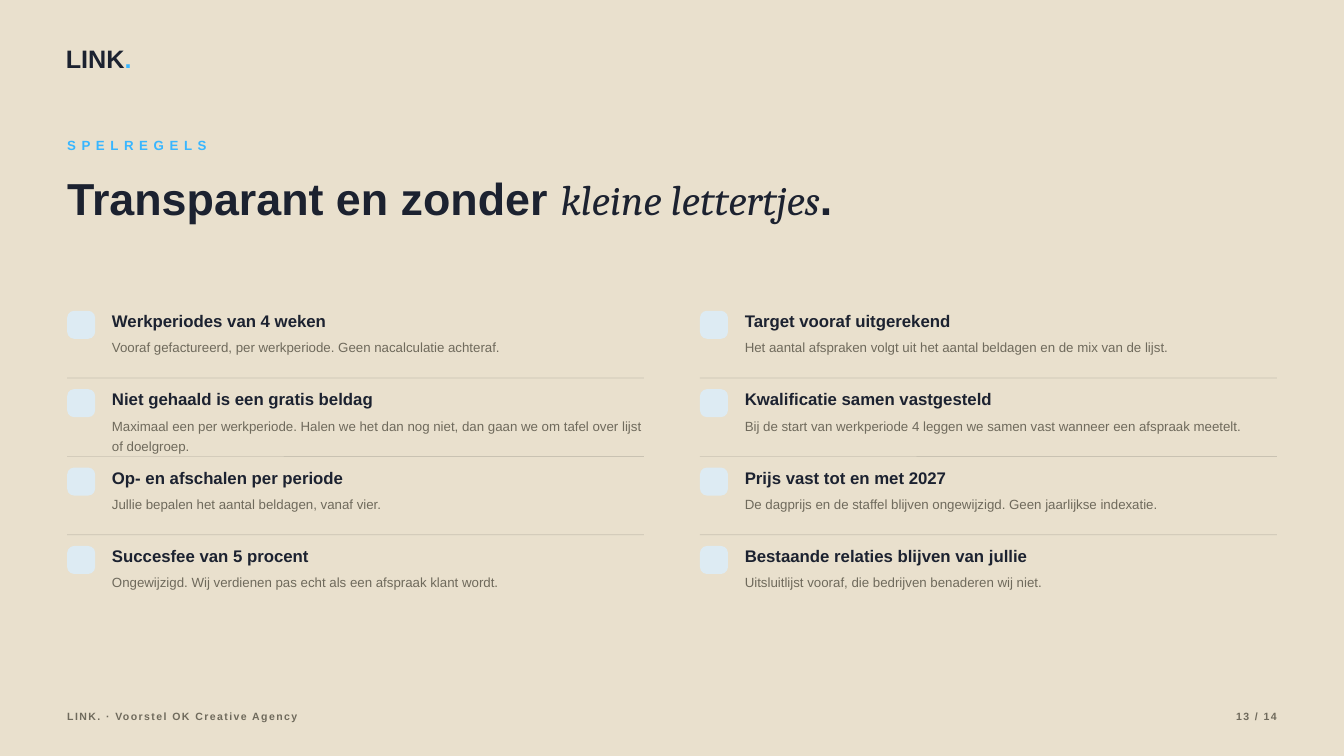
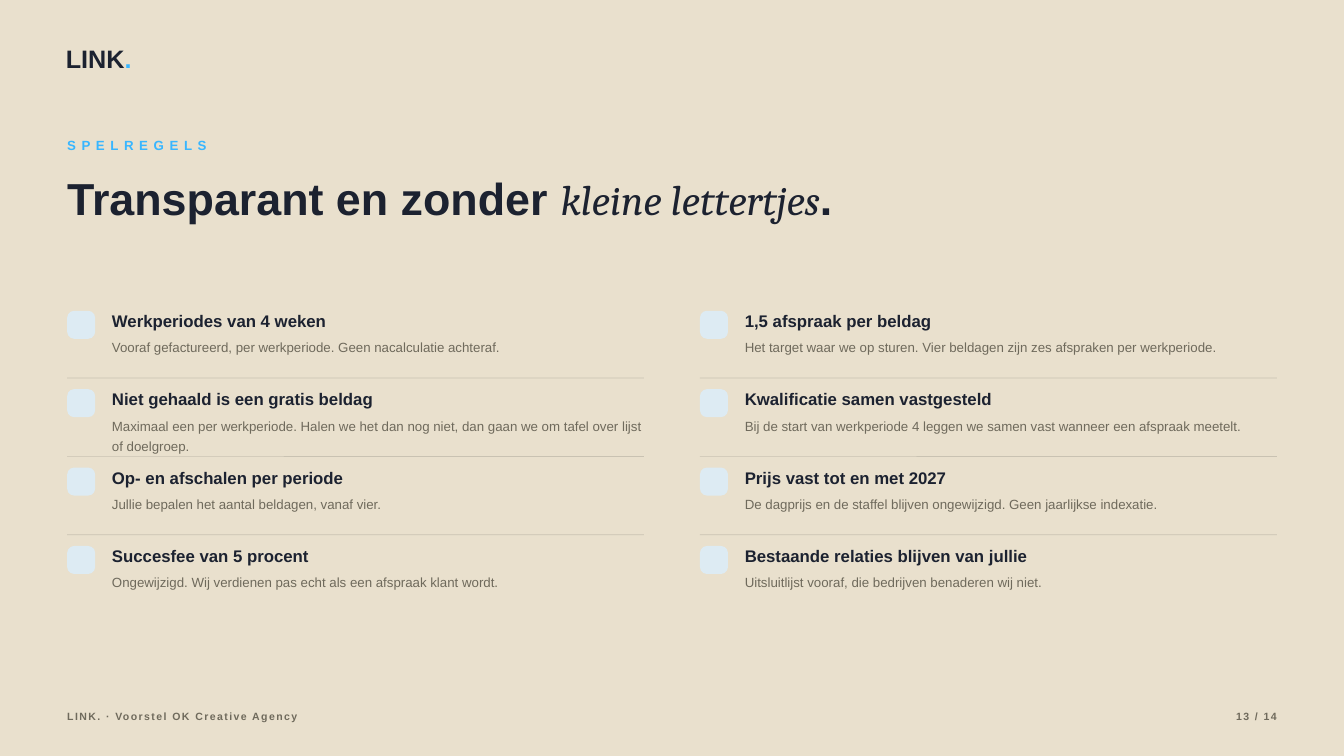
Before and after one commit to hens-lang/Test, a slide deck: slide 13 of output/LINK. voorstel OK Creative Agency.pptx. Drawn at 1344x756 pixels with LibreOffice and Linux fonts; fonts in the diff are those of the drawing; background and template pictures are left out. Boxes give left, top, right and bottom in pixels: in the first picture for what was removed or moved away, otherwise in the second. Text is boxed around its words. In the diff, an @@ line names an element or a change of style, - is before the commit and + after.

```diff
--- a/output/LINK. voorstel OK Creative Agency.pptx
+++ b/output/LINK. voorstel OK Creative Agency.pptx
@@ text at <box>745,315,931,331</box>: text changed @@
-Target vooraf uitgerekend
+1,5 afspraak per beldag
@@ text at <box>745,342,1216,355</box>: text changed @@
-Het aantal afspraken volgt uit het aantal beldagen en de mix van de lijst.
+Het target waar we op sturen. Vier beldagen zijn zes afspraken per werkperiode.
```
Also in this commit, not shown: 5 other slides changed, 10 other files.
